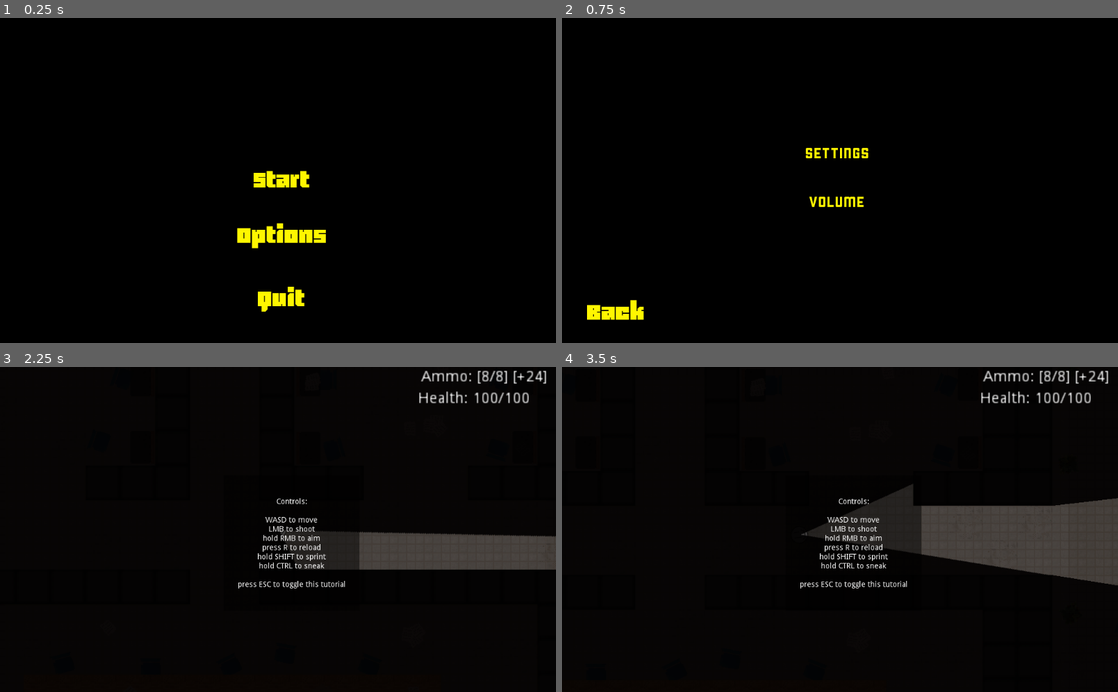
Above: before the commit, frames 1-4 (two rows, left to right).
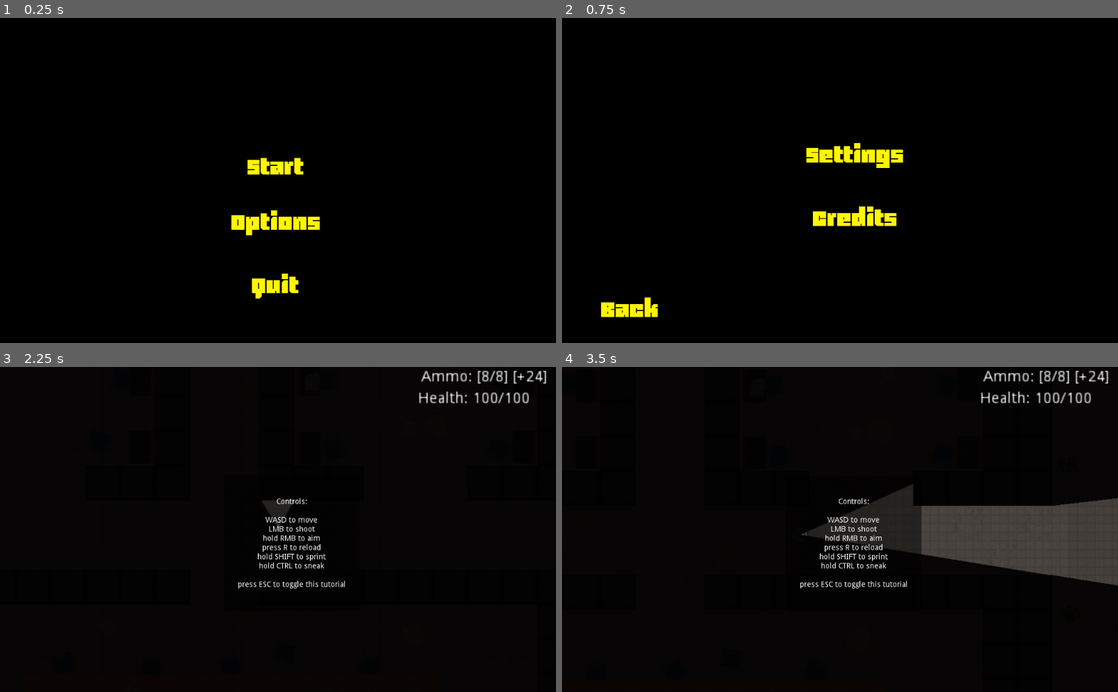
Above: after the commit, the same moments.

Repository: Rallas/4392-001TeamC
Game: Godot game, scene res://Scenes/StartMenu.tscn
Same seed, same stepped clock (60 frames per second), same inputs: the game is played once before the commit and once after it. The engine's default icon, where the game draws it, is replaced by a stand-in: a white triangle on a blue panel in a dark square.
Inputs (mouse positions are in pixels of both pictures, inside the frame that each line leads up to; where the layout moved, square brackets give the same spot in the first picture):
- Up to frame 1 (0.25 s): no input
- Up to frame 2 (0.75 s): click (840, 229) [845, 242] at 0.5 s
- Up to frame 3 (2.25 s): click (72, 662) [55, 666] at 1.25 s; click (278, 519) [283, 532] at 2 s
- Up to frame 4 (3.5 s): tap R (reload) at 2.75 s; move the mouse to (962, 513) at 2.77 s; hold D (move_right) from 2.78 s (still down); hold Right mouse button (aim) from 2.78 s (still down)

The runs differ from the first frame. In frame 1, 2.7% of the frame differs, in the area x 41-59%, y 42-91%; in frame 2, 2.1%; in frame 3, 5.4%, in the area x 47-100%, y 41-63%; in frame 4, nothing differs.

Commit message:
Updated menus and credits scene added

Diff:
--- a/4392_TeamC_Prototype/Scenes/Credits.tscn
+++ b/4392_TeamC_Prototype/Scenes/Credits.tscn
@@ -1,13 +1,39 @@
-[gd_scene format=2]
+[gd_scene load_steps=3 format=2]
 
-[node name="TextEdit" type="TextEdit"]
-margin_left = 426.0
-margin_top = 135.0
-margin_right = 812.0
-margin_bottom = 577.0
+[ext_resource path="res://Resources/Back.png" type="Texture" id=1]
+[ext_resource path="res://Scripts/BackBotton.gd" type="Script" id=2]
+
+[node name="Control" type="Control"]
+anchor_right = 1.0
+anchor_bottom = 1.0
+
+[node name="RichTextLabel" type="RichTextLabel" parent="."]
+anchor_left = 0.5
+anchor_top = 0.5
+anchor_right = 0.5
+anchor_bottom = 0.5
+margin_left = -117.5
+margin_top = -119.0
+margin_right = 117.5
+margin_bottom = 119.0
 text = "Developed by Clueless
+
 Developers:
 Declan Quinn
 Faith Gutierrez
 Matthew McClure
 Noah Hayes"
+
+[node name="VBoxContainer" type="VBoxContainer" parent="."]
+anchor_top = 1.0
+anchor_bottom = 1.0
+margin_left = 55.0
+margin_top = -103.0
+margin_right = 203.0
+script = ExtResource( 2 )
+
+[node name="Back" type="Button" parent="VBoxContainer"]
+margin_right = 148.0
+margin_bottom = 103.0
+icon = ExtResource( 1 )
+flat = true
--- /dev/null
+++ b/4392_TeamC_Prototype/Scenes/ExitButton.gd
@@ -0,0 +1,15 @@
+extends CenterContainer
+
+
+# Declare member variables here. Examples:
+# var a = 2
+# var b = "text"
+
+
+# Called when the node enters the scene tree for the first time.
+func _ready():
+  var exitButton = $Quit
+  exitButton.connect("pressed", self, "_exitButton_Pressed")
+
+func _exitButton_Pressed():
+  get_tree().quit()
--- a/4392_TeamC_Prototype/Scenes/Menu.tscn
+++ b/4392_TeamC_Prototype/Scenes/Menu.tscn
@@ -1,5 +1,25 @@
-[gd_scene format=2]
+[gd_scene load_steps=2 format=2]
+
+[ext_resource path="res://Resources/Back.png" type="Texture" id=1]
 
 [node name="Control" type="Control"]
-margin_right = 40.0
-margin_bottom = 40.0
+anchor_left = 0.5
+anchor_top = 0.5
+anchor_right = 0.5
+anchor_bottom = 0.5
+margin_left = -20.0
+margin_top = -20.0
+margin_right = 20.0
+margin_bottom = 20.0
+
+[node name="VBoxContainer" type="VBoxContainer" parent="."]
+anchor_top = 1.0
+anchor_bottom = 1.0
+margin_top = -103.0
+margin_right = 148.0
+
+[node name="Button" type="Button" parent="VBoxContainer"]
+margin_right = 148.0
+margin_bottom = 103.0
+icon = ExtResource( 1 )
+flat = true
--- /dev/null
+++ b/4392_TeamC_Prototype/Scenes/OptionButton.gd
@@ -0,0 +1,15 @@
+extends CenterContainer
+
+
+# Declare member variables here. Examples:
+# var a = 2
+# var b = "text"
+
+
+# Called when the node enters the scene tree for the first time.
+func _ready():
+  var optionsButton = $Options
+  optionsButton.connect("pressed", self, "_optionsButton_Pressed")
+
+func _optionsButton_Pressed():
+  var _opt = get_tree().change_scene("res://Scenes/OptionsMenu.tscn")
--- /dev/null
+++ b/4392_TeamC_Prototype/Scenes/OptionsButtons.gd
@@ -0,0 +1,19 @@
+extends Control
+
+# Called when the node enters the scene tree for the first time.
+func _ready():
+  var settings = $Settings
+  var credits = $Credits
+  settings.connect("pressed", self, "_settingsbutton_Pressed")
+  credits.connect("pressed", self, "_creditbutton_Pressed")
+
+func _settingsbutton_Pressed():
+  var _set = get_tree().change_scene("res://Scenes/Settings.tscn")
+
+func _creditbutton_Pressed():
+  var _cred = get_tree().change_scene("res://Scenes/Credits.tscn")
+
+
+# Called every frame. 'delta' is the elapsed time since the previous frame.
+#func _process(delta):
+#  pass
--- a/4392_TeamC_Prototype/Scenes/OptionsMenu.tscn
+++ b/4392_TeamC_Prototype/Scenes/OptionsMenu.tscn
@@ -1,9 +1,10 @@
-[gd_scene load_steps=5 format=2]
+[gd_scene load_steps=6 format=2]
 
 [ext_resource path="res://Resources/Back.png" type="Texture" id=1]
 [ext_resource path="res://Scripts/BackBotton.gd" type="Script" id=2]
-[ext_resource path="res://Resources/Volume.png" type="Texture" id=3]
-[ext_resource path="res://Resources/Settings.png" type="Texture" id=4]
+[ext_resource path="res://Resources/Credits.png" type="Texture" id=3]
+[ext_resource path="res://Resources/Settings1.png" type="Texture" id=4]
+[ext_resource path="res://Scenes/OptionsButtons.gd" type="Script" id=5]
 
 [node name="Menu" type="Control"]
 anchor_right = 1.0
@@ -12,8 +13,9 @@
 [node name="VBoxContainer" type="VBoxContainer" parent="."]
 anchor_top = 1.0
 anchor_bottom = 1.0
-margin_top = -98.0
-margin_right = 206.0
+margin_left = 26.0
+margin_top = -103.0
+margin_right = 232.0
 script = ExtResource( 2 )
 
 [node name="Back" type="Button" parent="VBoxContainer"]
@@ -32,18 +34,19 @@
 margin_top = -88.0
 margin_right = 79.0
 margin_bottom = 88.0
+script = ExtResource( 5 )
 
 [node name="Settings" type="Button" parent="VBoxContainer2"]
-margin_right = 158.0
-margin_bottom = 86.0
+margin_right = 221.0
+margin_bottom = 113.0
 icon = ExtResource( 4 )
 flat = true
 icon_align = 1
 
-[node name="Volume" type="Button" parent="VBoxContainer2"]
-margin_top = 90.0
-margin_right = 158.0
-margin_bottom = 176.0
+[node name="Credits" type="Button" parent="VBoxContainer2"]
+margin_top = 117.0
+margin_right = 221.0
+margin_bottom = 220.0
 icon = ExtResource( 3 )
 flat = true
 icon_align = 1
--- a/4392_TeamC_Prototype/Scenes/Settings.tscn
+++ b/4392_TeamC_Prototype/Scenes/Settings.tscn
@@ -1,5 +1,32 @@
-[gd_scene format=2]
+[gd_scene load_steps=3 format=2]
+
+[ext_resource path="res://Resources/Back.png" type="Texture" id=1]
+[ext_resource path="res://Scripts/BackBotton.gd" type="Script" id=2]
 
 [node name="Control" type="Control"]
 anchor_right = 1.0
 anchor_bottom = 1.0
+
+[node name="BackButton" type="VBoxContainer" parent="."]
+anchor_top = 1.0
+anchor_bottom = 1.0
+margin_left = 55.0
+margin_top = -103.0
+margin_right = 203.0
+script = ExtResource( 2 )
+
+[node name="Back" type="Button" parent="BackButton"]
+margin_right = 148.0
+margin_bottom = 103.0
+icon = ExtResource( 1 )
+flat = true
+
+[node name="VolumeSettings" type="VBoxContainer" parent="."]
+anchor_left = 0.5
+anchor_top = 0.5
+anchor_right = 0.5
+anchor_bottom = 0.5
+margin_left = -20.0
+margin_top = -20.0
+margin_right = 20.0
+margin_bottom = 20.0
--- /dev/null
+++ b/4392_TeamC_Prototype/Scenes/StartButton.gd
@@ -0,0 +1,15 @@
+extends Control
+
+
+# Declare member variables here. Examples:
+# var a = 2
+# var b = "text"
+
+
+# Called when the node enters the scene tree for the first time.
+func _ready():
+    var playButton = $Start
+    playButton.connect("pressed", self, "_playButton_Pressed")
+
+func _playButton_Pressed():
+    var _ret = get_tree().change_scene("res://Scenes/DefaultScene.tscn")
--- a/4392_TeamC_Prototype/Scenes/StartMenu.tscn
+++ b/4392_TeamC_Prototype/Scenes/StartMenu.tscn
@@ -1,44 +1,62 @@
-[gd_scene load_steps=5 format=2]
+[gd_scene load_steps=7 format=2]
 
-[ext_resource path="res://Scripts/MenuButtons.gd" type="Script" id=1]
+[ext_resource path="res://Scenes/StartButton.gd" type="Script" id=1]
 [ext_resource path="res://Resources/Start.png" type="Texture" id=2]
 [ext_resource path="res://Resources/Quit.png" type="Texture" id=3]
 [ext_resource path="res://Resources/Options.png" type="Texture" id=4]
+[ext_resource path="res://Scenes/OptionButton.gd" type="Script" id=5]
+[ext_resource path="res://Scenes/ExitButton.gd" type="Script" id=6]
 
 [node name="Control" type="Control"]
-margin_right = 40.0
-margin_bottom = 40.0
+anchor_right = 1.0
+anchor_bottom = 1.0
 
 [node name="VBoxContainer" type="VBoxContainer" parent="."]
 anchor_left = 0.5
-anchor_top = 0.5
+anchor_top = 1.0
 anchor_right = 0.5
-anchor_bottom = 0.5
-margin_left = 400.0
-margin_top = 238.0
-margin_right = 108.0
-margin_bottom = 117.0
+anchor_bottom = 1.0
+margin_left = -103.0
+margin_top = -366.0
+margin_right = 103.0
+margin_bottom = -34.0
+
+[node name="CenterContainer" type="CenterContainer" parent="VBoxContainer"]
+margin_right = 206.0
+margin_bottom = 98.0
 script = ExtResource( 1 )
 
-[node name="Start" type="Button" parent="VBoxContainer"]
-margin_right = 206.0
+[node name="Start" type="Button" parent="VBoxContainer/CenterContainer"]
+margin_left = 30.0
+margin_right = 176.0
 margin_bottom = 98.0
 icon = ExtResource( 2 )
 flat = true
 icon_align = 1
 
-[node name="Options" type="Button" parent="VBoxContainer"]
+[node name="CenterContainer2" type="CenterContainer" parent="VBoxContainer"]
 margin_top = 102.0
 margin_right = 206.0
 margin_bottom = 215.0
+script = ExtResource( 5 )
+
+[node name="Options" type="Button" parent="VBoxContainer/CenterContainer2"]
+margin_right = 206.0
+margin_bottom = 113.0
 icon = ExtResource( 4 )
 flat = true
 icon_align = 1
 
-[node name="Quit" type="Button" parent="VBoxContainer"]
+[node name="CenterContainer3" type="CenterContainer" parent="VBoxContainer"]
 margin_top = 219.0
 margin_right = 206.0
 margin_bottom = 332.0
+script = ExtResource( 6 )
+
+[node name="Quit" type="Button" parent="VBoxContainer/CenterContainer3"]
+margin_left = 38.0
+margin_right = 167.0
+margin_bottom = 113.0
 icon = ExtResource( 3 )
 flat = true
 icon_align = 1
--- a/4392_TeamC_Prototype/Scenes/Volume.tscn
+++ /dev/null
@@ -1,15 +0,0 @@
-[gd_scene format=2]
-
-[node name="Control" type="Control"]
-anchor_right = 1.0
-anchor_bottom = 1.0
-
-[node name="HSeparator" type="HSeparator" parent="."]
-anchor_left = 0.5
-anchor_top = 0.5
-anchor_right = 0.5
-anchor_bottom = 0.5
-margin_left = -20.0
-margin_top = -2.0
-margin_right = 20.0
-margin_bottom = 2.0
Binary file added: 4392_TeamC_Prototype/Resources/Credits.png
Not shown, added: 4392_TeamC_Prototype/Resources/Credits.png.import
Binary file added: 4392_TeamC_Prototype/Resources/Settings1.png
Not shown, added: 4392_TeamC_Prototype/Resources/Settings1.png.import
